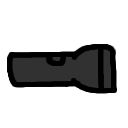
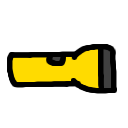
The second 128×128 image is a revision of the first. Changes to its layers:
painted on "cm color" over [12, 49, 111, 89]
